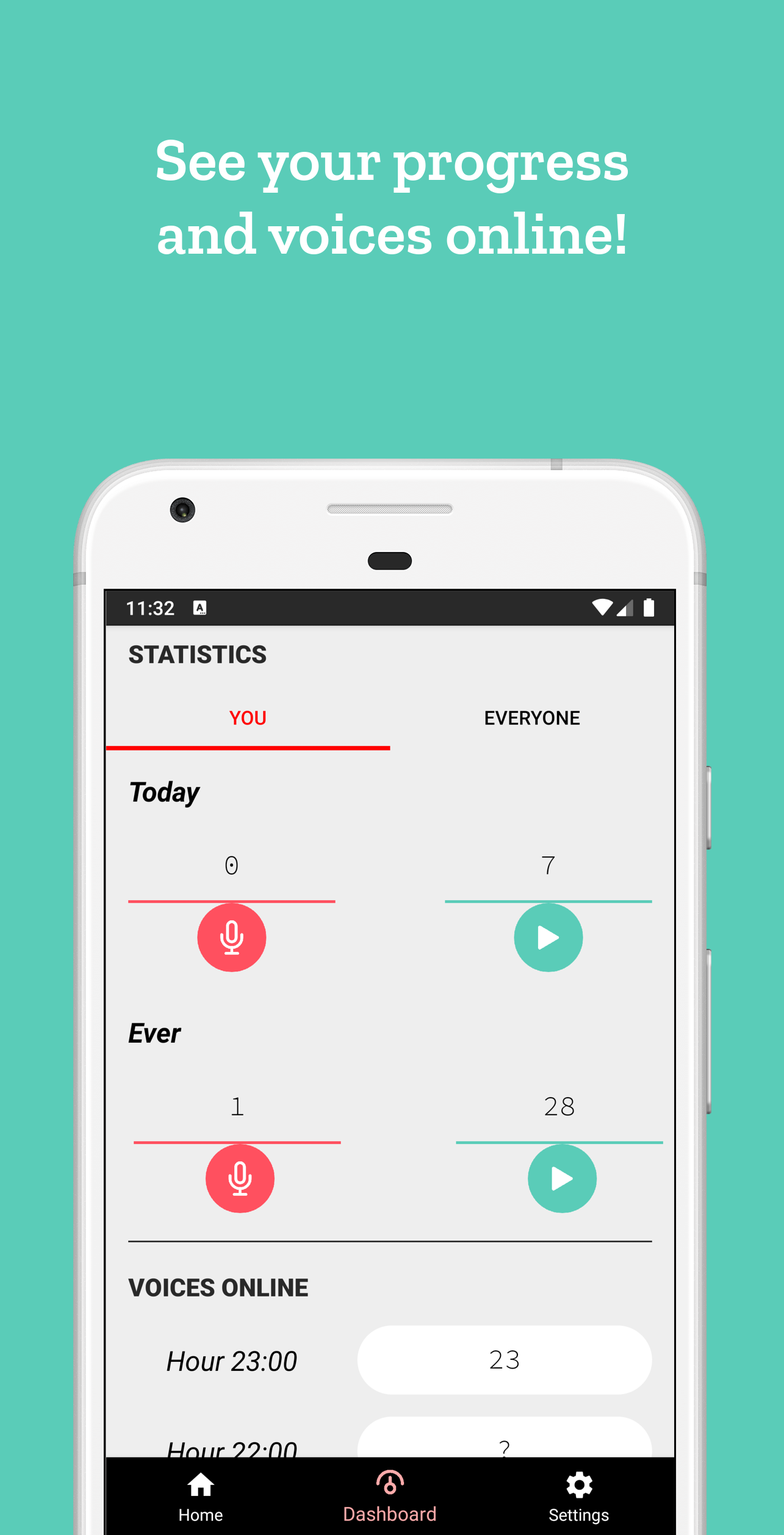
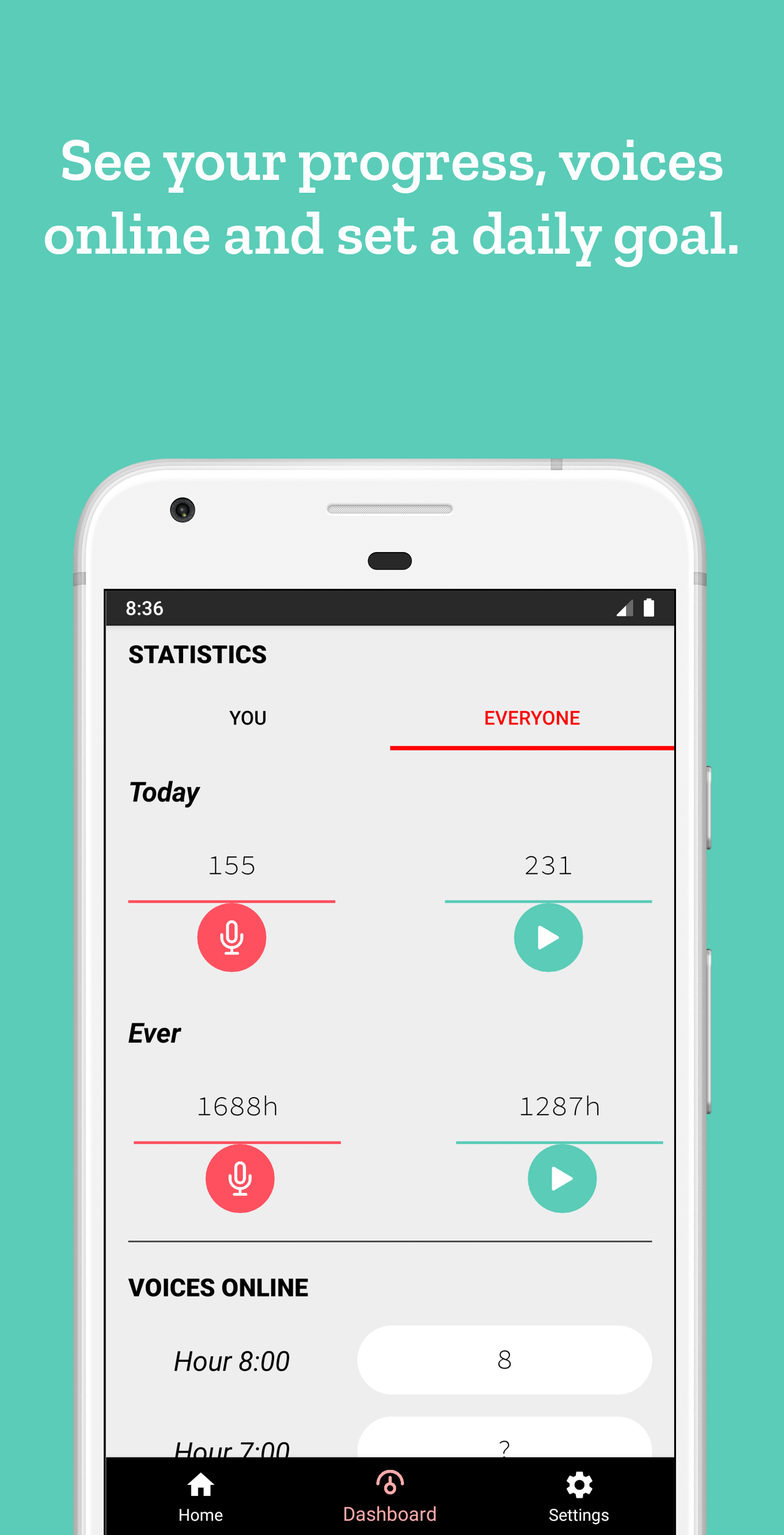
Revision of a layered 784x1535 image; what changed, layer by layer:
renamed "Image" to "2.png", painted on it over (105, 597, 675, 1458)
painted on "Text" over (44, 139, 738, 268)
